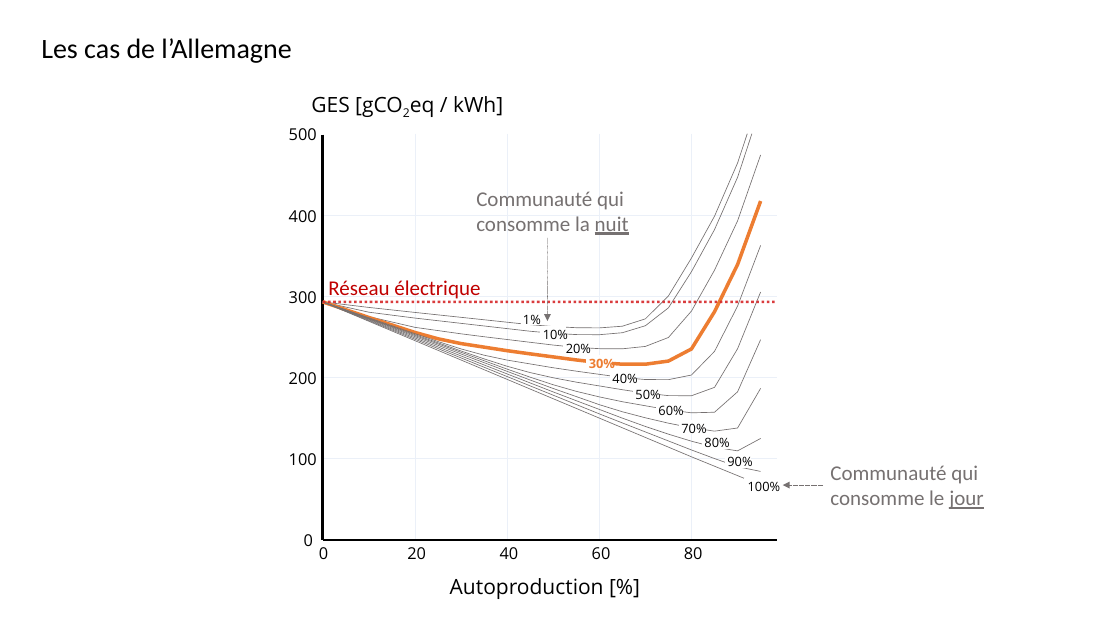
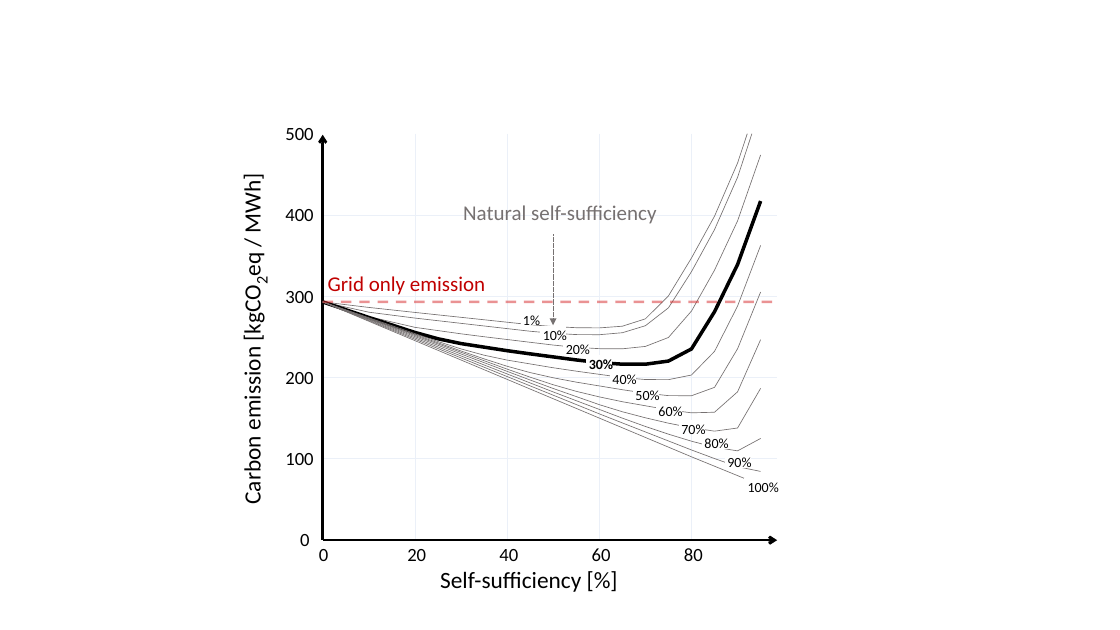
Before and after one commit to Jonathan56/supplementary_thesis, a slide deck: slide 67 of figures.pptx (slide 63 before the commit). Drawn at 1120x630 pixels with LibreOffice and Linux fonts; fonts in the diff are those of the drawing. Boxes give left, top, right and bottom in pixels: in the first picture for what was removed or moved away, otherwise in the second. Text is boxed around its words. In the diff, an @@ line names an element or a change of style, - is before the commit and + after.

```diff
--- a/figures.pptx
+++ b/figures.pptx
@@ text removed at (x1=41, y1=38, x2=291, y2=63) @@
-Les cas de l’Allemagne
@@ text removed at (x1=311, y1=96, x2=503, y2=116) @@
-GES [gCO2eq / kWh]
@@ text added at (x1=238, y1=181, x2=266, y2=503), 20 pt, text #000000 @@
+Carbon emission [kgCO2eq / MWh]
@@ freeform shape at (x1=323, y1=201, x2=760, y2=364): outline #ED7D31 3 pt to #000000 3 pt @@
@@ text at (x1=463, y1=205, x2=656, y2=224): text changed @@
-Communauté qui consomme la nuit
+Natural self-sufficiency
@@ arrow moved from (548, 238) - (548, 321) to (553, 234) - (553, 325) @@
@@ text at (x1=328, y1=276, x2=485, y2=295): text changed @@
-Réseau électrique
+Grid only emission
@@ size 11 to 12 pt, font Open Sans to Calibri in 10 elements at (x1=748, y1=482, x2=779, y2=492), (x1=543, y1=330, x2=567, y2=344), (x1=566, y1=344, x2=590, y2=358), (x1=612, y1=374, x2=636, y2=384), (x1=635, y1=390, x2=659, y2=404), (x1=658, y1=406, x2=682, y2=421), (x1=681, y1=424, x2=705, y2=434), (x1=704, y1=438, x2=728, y2=450), (x1=727, y1=457, x2=751, y2=470), (x1=523, y1=315, x2=540, y2=326) @@
@@ text "30%" at (x1=589, y1=359, x2=613, y2=373): size 11 to 12 pt, font Open Sans to Calibri, text colour #ED7D31 to #000000 @@
@@ text removed at (x1=830, y1=465, x2=983, y2=509) @@
-Communauté qui consomme le jour
@@ arrow removed from (823, 485) to (783, 485) @@
@@ size 14 to 16 pt, font Open Sans to Calibri in 11 elements at (x1=407, y1=549, x2=426, y2=561), (x1=499, y1=549, x2=518, y2=561), (x1=592, y1=548, x2=611, y2=561), (x1=684, y1=548, x2=703, y2=561), (x1=285, y1=209, x2=313, y2=221), (x1=285, y1=128, x2=313, y2=140), (x1=285, y1=453, x2=313, y2=465), (x1=285, y1=372, x2=313, y2=384), (x1=285, y1=291, x2=313, y2=303), (x1=319, y1=549, x2=328, y2=561), (x1=300, y1=534, x2=309, y2=546) @@
@@ text added at (x1=440, y1=571, x2=581, y2=592), 20 pt, text #000000 @@
+Self-sufficiency [%]
@@ text removed at (x1=450, y1=578, x2=604, y2=599) @@
-Autoproduction [%]
```
Also in this commit, not shown: 9 other slides changed, 13 slides added, 6 slides removed, 19 other files.
